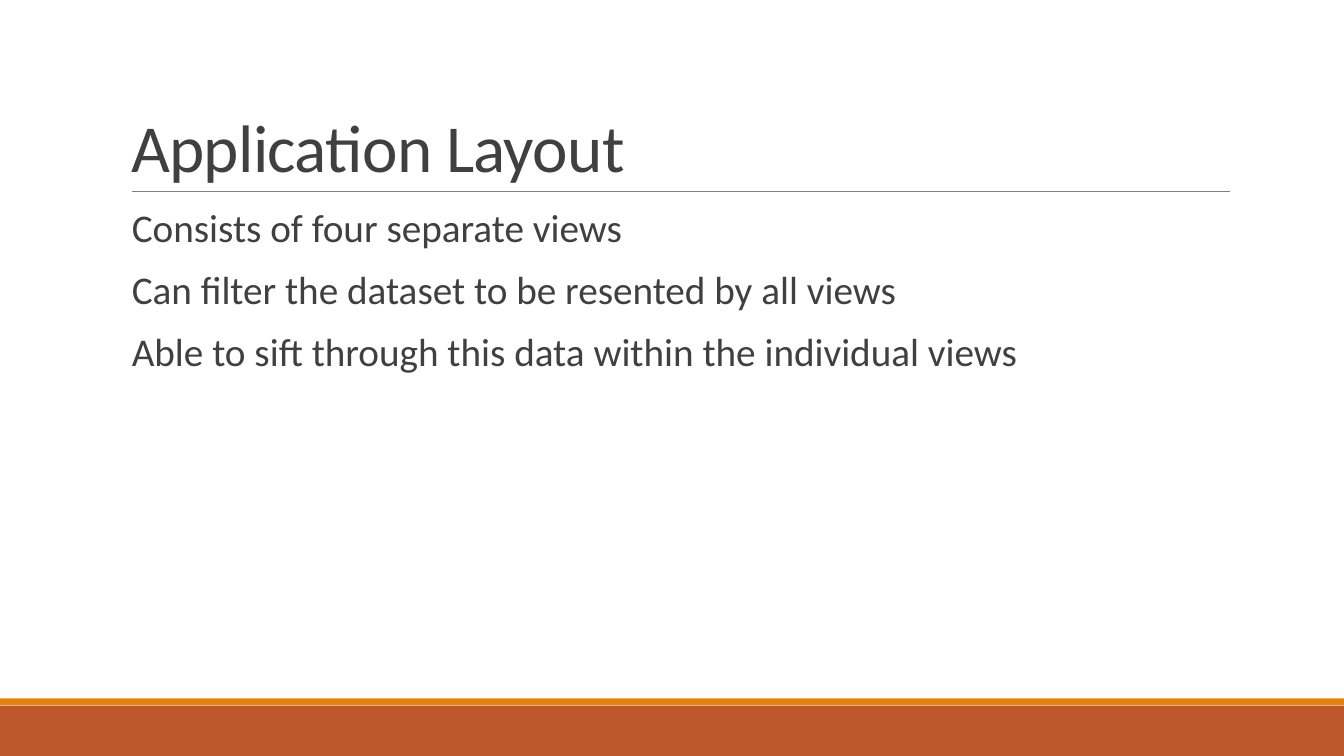
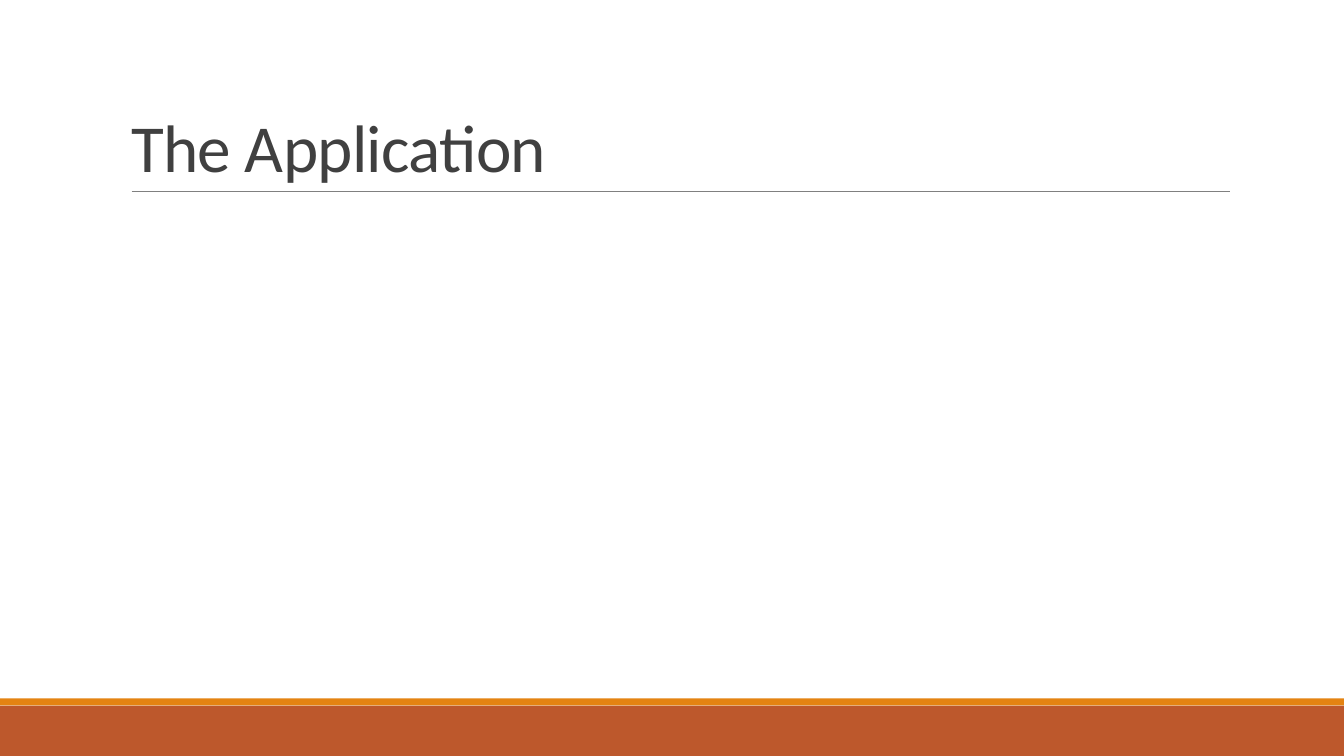
Before and after one commit to Bret-Finley/crime, a slide deck: slide 5 of docs/presentation.pptx (slide 10 before the commit). Drawn at 1344x756 pixels with LibreOffice and Linux fonts; fonts in the diff are those of the drawing. Boxes give left, top, right and bottom in pixels: in the first picture for what was removed or moved away, otherwise in the second. Text is boxed around its words. In the diff, an @@ line names an element or a change of style, - is before the commit and + after.

```diff
--- a/docs/presentation.pptx
+++ b/docs/presentation.pptx
@@ title at (131, 125, 546, 183): text changed @@
-Application Layout
+The Application
@@ text removed at (132, 215, 1017, 373) @@
-  Consists of four separate views
-  Can filter the dataset to be resented by all views
-  Able to sift through this data within the individual views
```
Also in this commit, not shown: 5 other slides changed, 3 other files.
